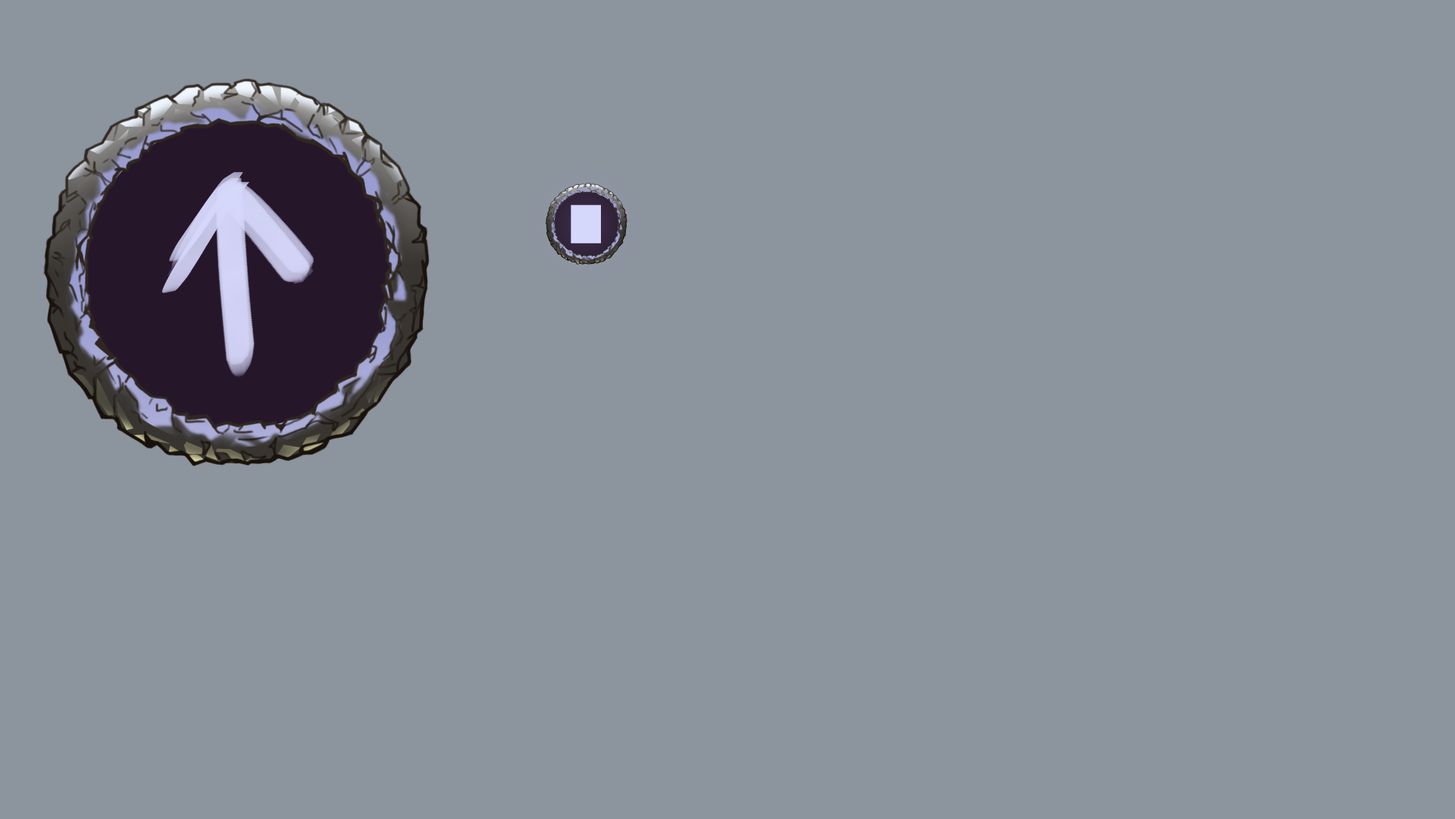
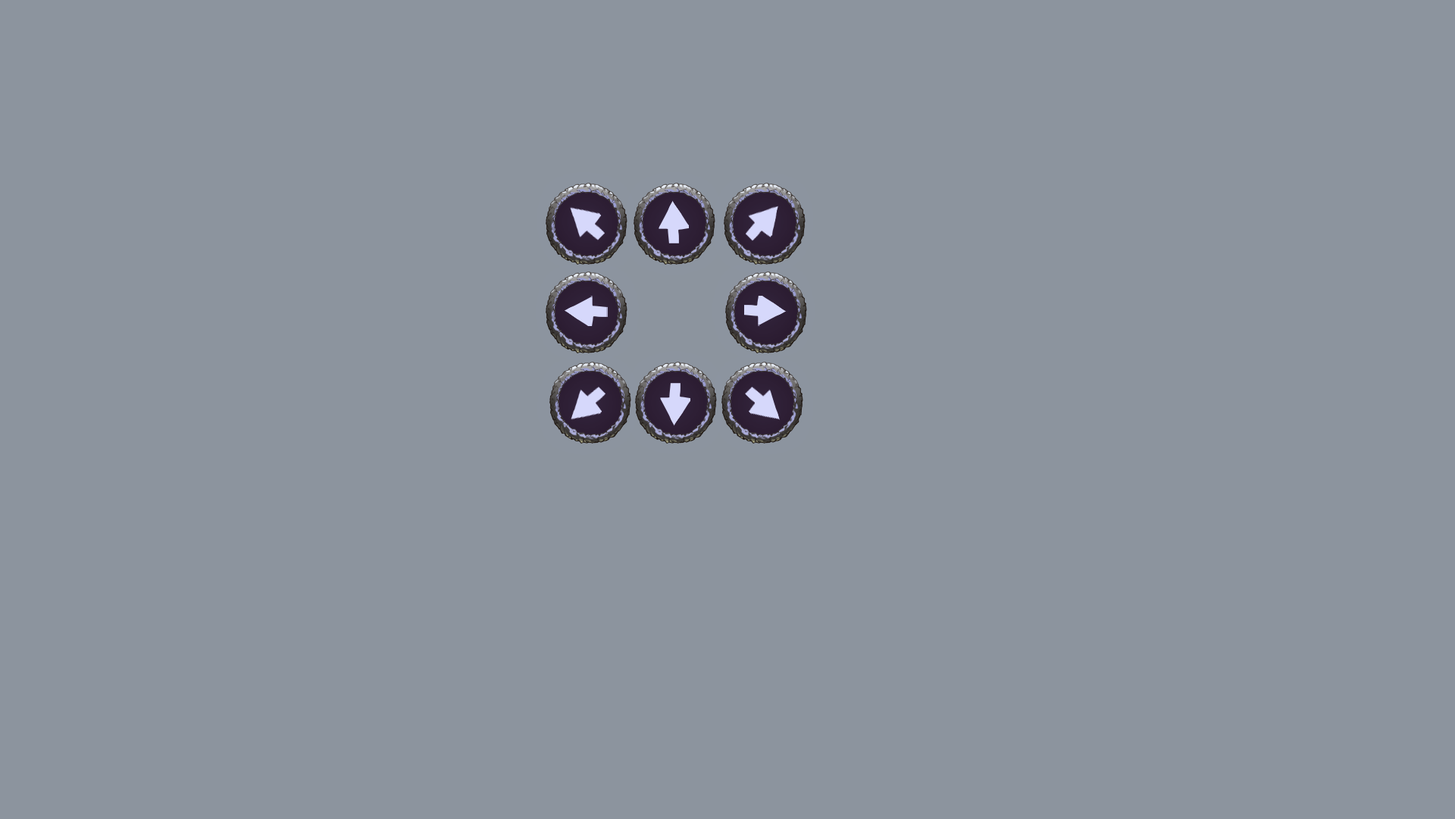
Layered file, before and after one edit (w=1455, h=819). Changes by layer:
added group "Group 6 copy" with 8 layers above "Group 6" over [545, 182, 808, 444]
added layer "3" (1st of 2, in "Group 6 copy") in group "Group 6 copy" over [704, 345, 804, 444]
added layer "2" (1st of 2, in "Group 6 copy") in group "Group 6 copy" over [620, 361, 732, 444]
added layer "1" (1st of 2, in "Group 6 copy") in group "Group 6 copy" over [549, 345, 647, 444]
added layer "6" (1st of 2, in "Group 6 copy") in group "Group 6 copy" over [725, 253, 808, 366]
added layer "4" (1st of 2, in "Group 6 copy") in group "Group 6 copy" over [545, 256, 628, 368]
added layer "9" (1st of 2, in "Group 6 copy") in group "Group 6 copy" over [704, 182, 806, 282]
added layer "8" (1st of 2, in "Group 6 copy") in group "Group 6 copy" over [618, 182, 730, 265]
added layer "7" (1st of 2, in "Group 6 copy") in group "Group 6 copy" over [545, 182, 646, 282]
hid group "Group 5 copy" (10 layers) over [545, 182, 808, 339]
moved "Layer 21" (9th of 10, in "Group 5 copy") into group "Group 5 copy", painted on it over [570, 200, 602, 244]
hid group "Group 5" (11 layers) over [42, 78, 808, 467]
